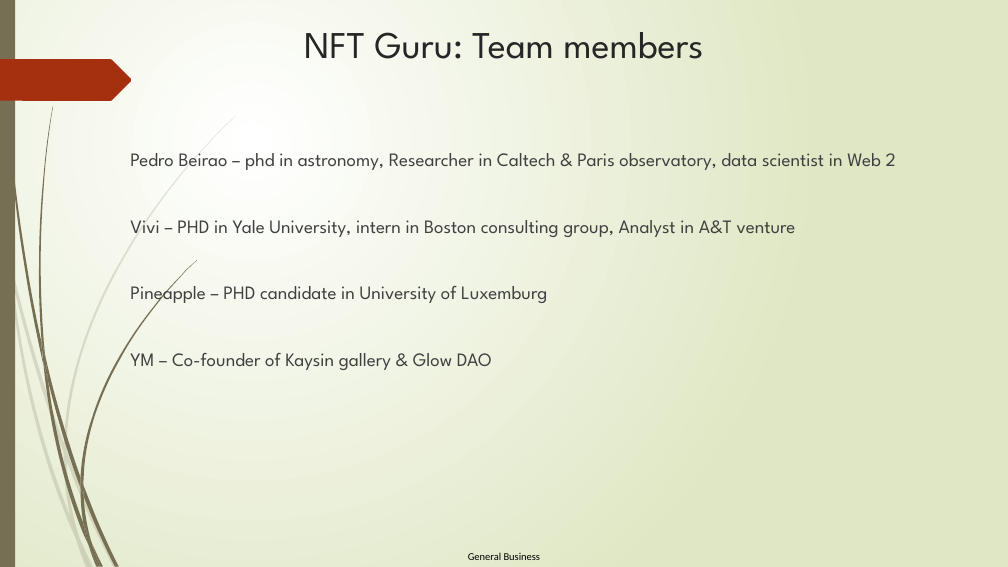
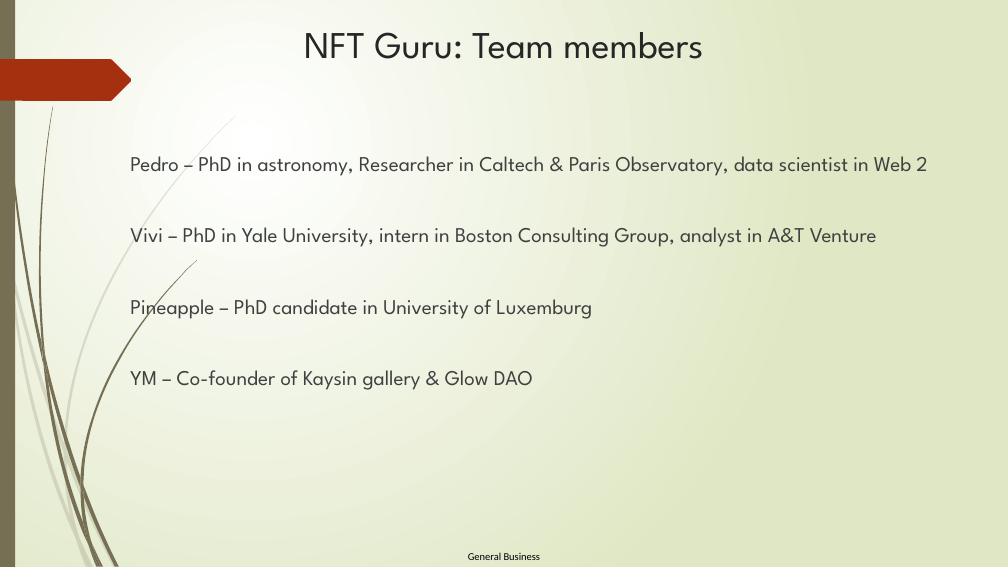
Before and after one commit to pedrobeirao/NFTGuru, a slide deck: slide 4 of NFT Guru.pptx. Drawn at 1008x567 pixels with LibreOffice and Linux fonts; fonts in the diff are those of the drawing. Boxes give left, top, right and bottom in pixels: in the first picture for what was removed or moved away, otherwise in the second. Text is boxed around its words. In the diff, an @@ line names an element or a change of style, - is before the commit and + after.

Commit message:
Update slides

```diff
--- a/NFT Guru.pptx
+++ b/NFT Guru.pptx
@@ text at bbox=[130, 156, 927, 320]: text changed; size 18 to 20 pt @@
-Pedro Beirao – phd in astronomy, Researcher in Caltech & Paris observatory, data scientist in Web 2
-Vivi – PHD in Yale University, intern in Boston consulting group, Analyst in A&T venture
-Pineapple – PHD candidate in University of Luxemburg
+Pedro – PhD in astronomy, Researcher in Caltech & Paris Observatory, data scientist in Web 2
+Vivi – PhD in Yale University, intern in Boston Consulting Group, analyst in A&T Venture
+Pineapple – PhD candidate in University of Luxemburg
@@ text at bbox=[130, 370, 533, 390]: size 18 to 20 pt in "YM – Co-founder of Kaysin gallery & ..." @@
```
Also in this commit, not shown: 3 other slides changed.
